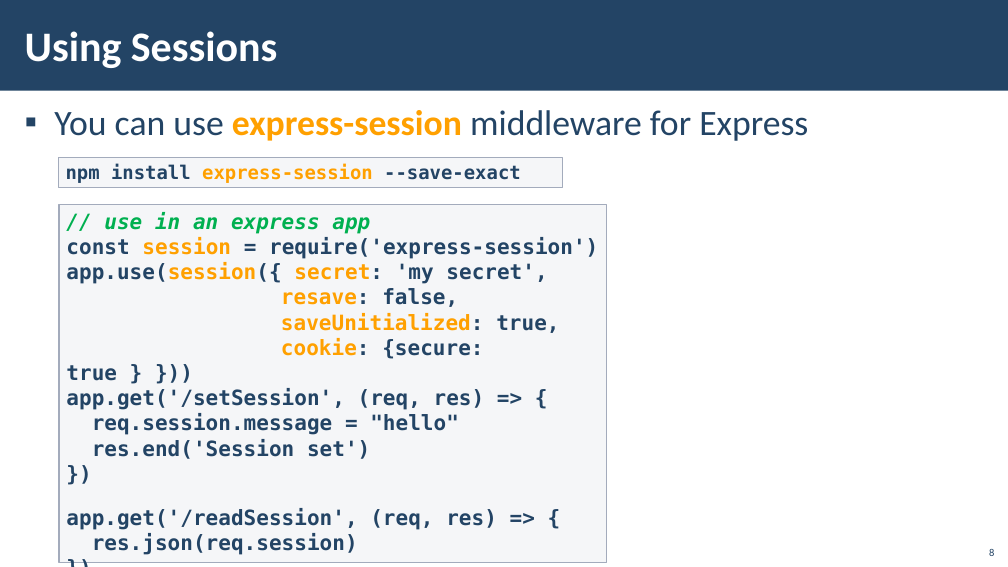
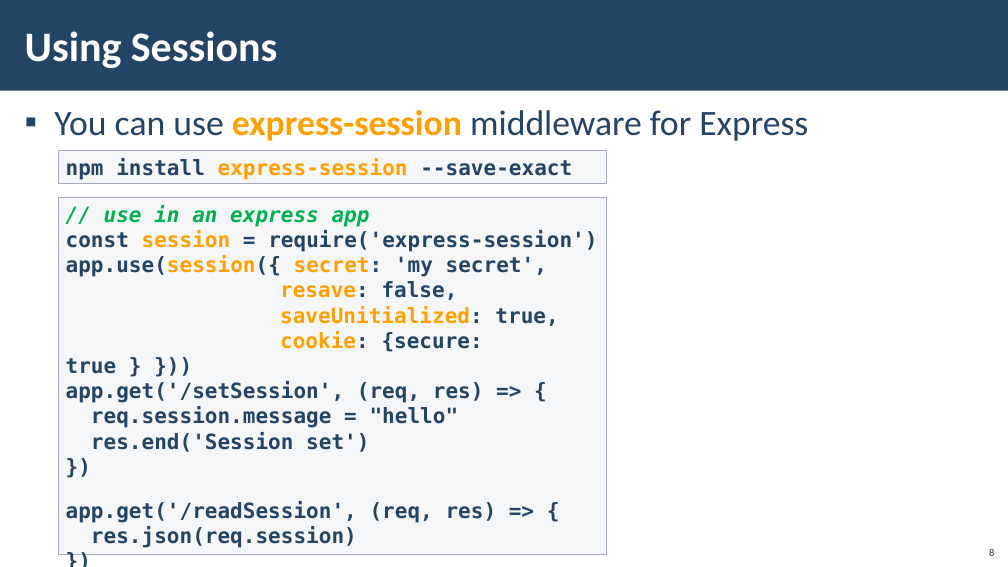
Before and after one commit to ErayErol/Software-University-Courses, a slide deck: slide 8 of 2021.09 - [ JS Back End ]/07 - [ Sessions And Authentication ]/00 - [ Resources ]/Presentation.pptx. Drawn at 1008x567 pixels with LibreOffice and Linux fonts; fonts in the diff are those of the drawing; background and template pictures are left out. Boxes give left, top, right and bottom in pixels: in the first picture for what was removed or moved away, otherwise in the second. Text is boxed around its words. In the diff, an @@ line names an element or a change of style, - is before the commit and + after.

```diff
--- a/2021.09 - [ JS Back End ]/07 - [ Sessions And Authentication ]/00 - [ Resources ]/Presentation.pptx
+++ b/2021.09 - [ JS Back End ]/07 - [ Sessions And Authentication ]/00 - [ Resources ]/Presentation.pptx
@@ rectangle "npm install express-session --save-exact": place and size @@
-rectangle "npm install express-session --save-exact" at bbox=[58, 157, 563, 188]
+rectangle "npm install express-session --save-exact" at bbox=[58, 150, 606, 184]
@@ rectangle "npm install express-session --save-exact" at bbox=[58, 150, 606, 184]: size 18 to 20 pt @@
@@ rectangle "// use in an express ...": place and size @@
-rectangle "// use in an express ..." at bbox=[59, 205, 607, 563]
+rectangle "// use in an express ..." at bbox=[58, 197, 606, 555]
```
Also in this commit, not shown: 4 other slides changed, 2 slides added, 38 other files.
